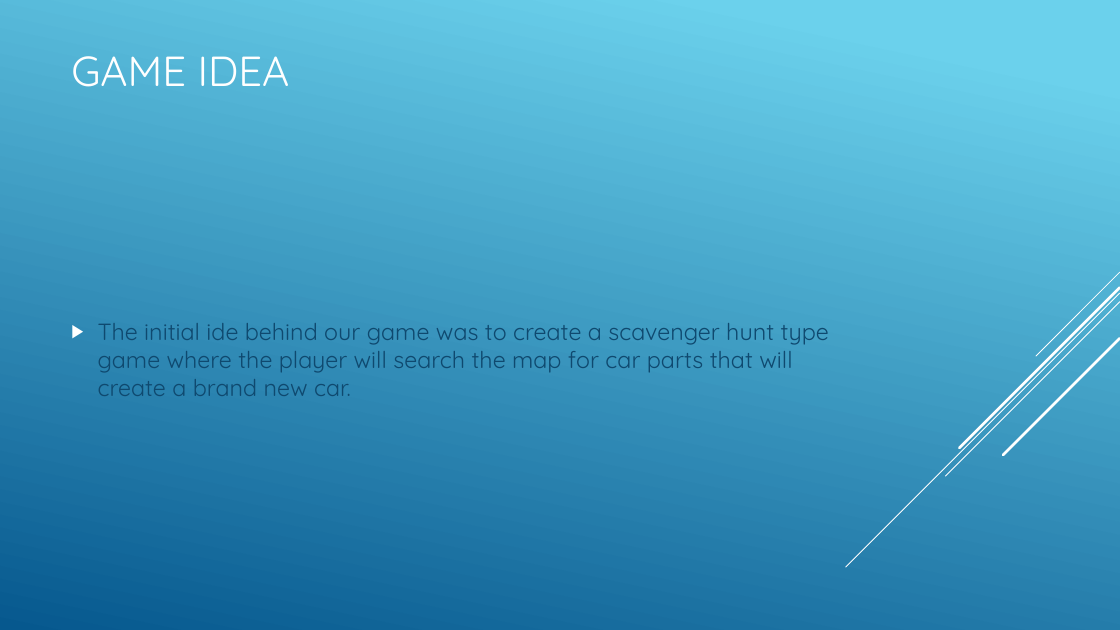
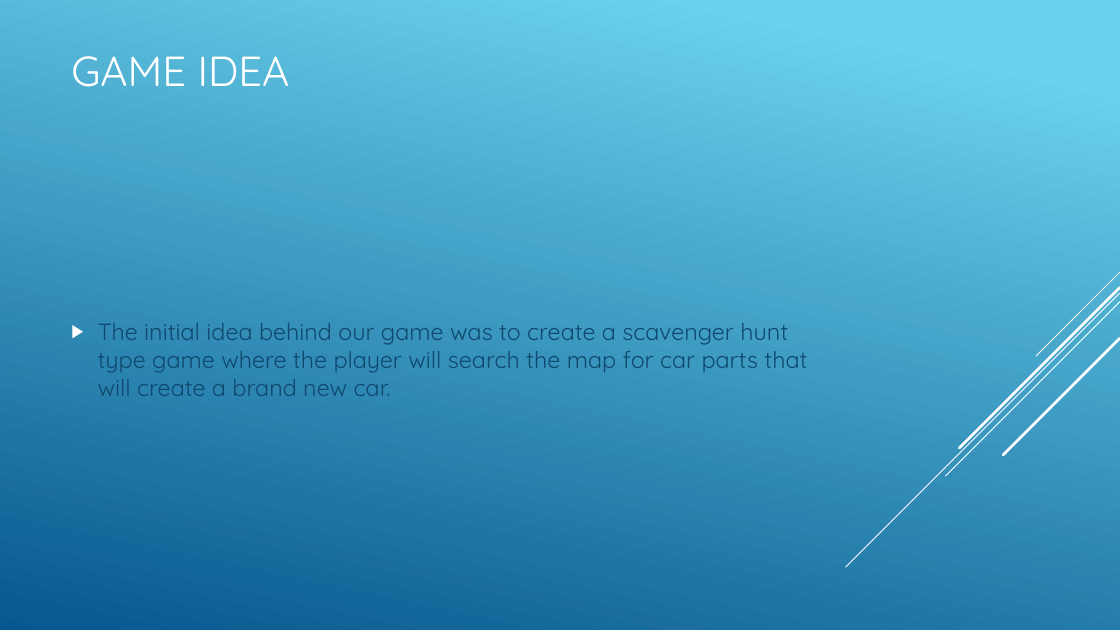
Before and after one commit to LivetaM/C6Group, a slide deck: slide 2 of Group.c6.project.presentation.pptx. Drawn at 1120x630 pixels with LibreOffice and Linux fonts; fonts in the diff are those of the drawing. Boxes give left, top, right and bottom in pixels: in the first picture for what was removed or moved away, otherwise in the second. Text is boxed around its words. In the diff, an @@ line names an element or a change of style, - is before the commit and + after.

Commit message:
Updated presentation

```diff
--- a/Group.c6.project.presentation.pptx
+++ b/Group.c6.project.presentation.pptx
@@ text at [98,323,807,396]: text changed @@
-▶ The initial ide behind our game was to create a scavenger hunt type game where the player will search the map for car parts that will create a brand new car.
+▶ The initial idea behind our game was to create a scavenger hunt type game where the player will search the map for car parts that will create a brand new car.
```
Also in this commit, not shown: 3 other slides changed.
